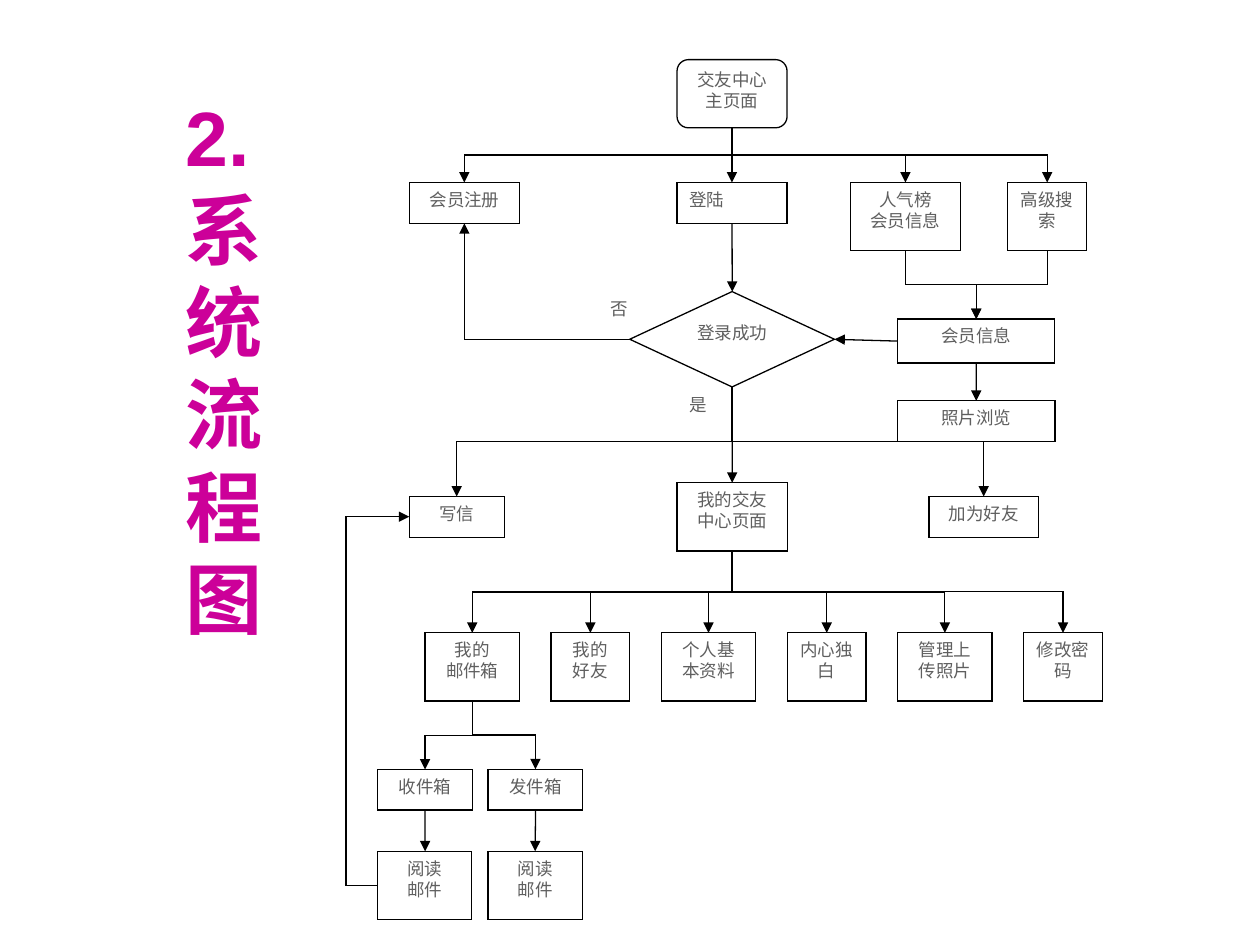
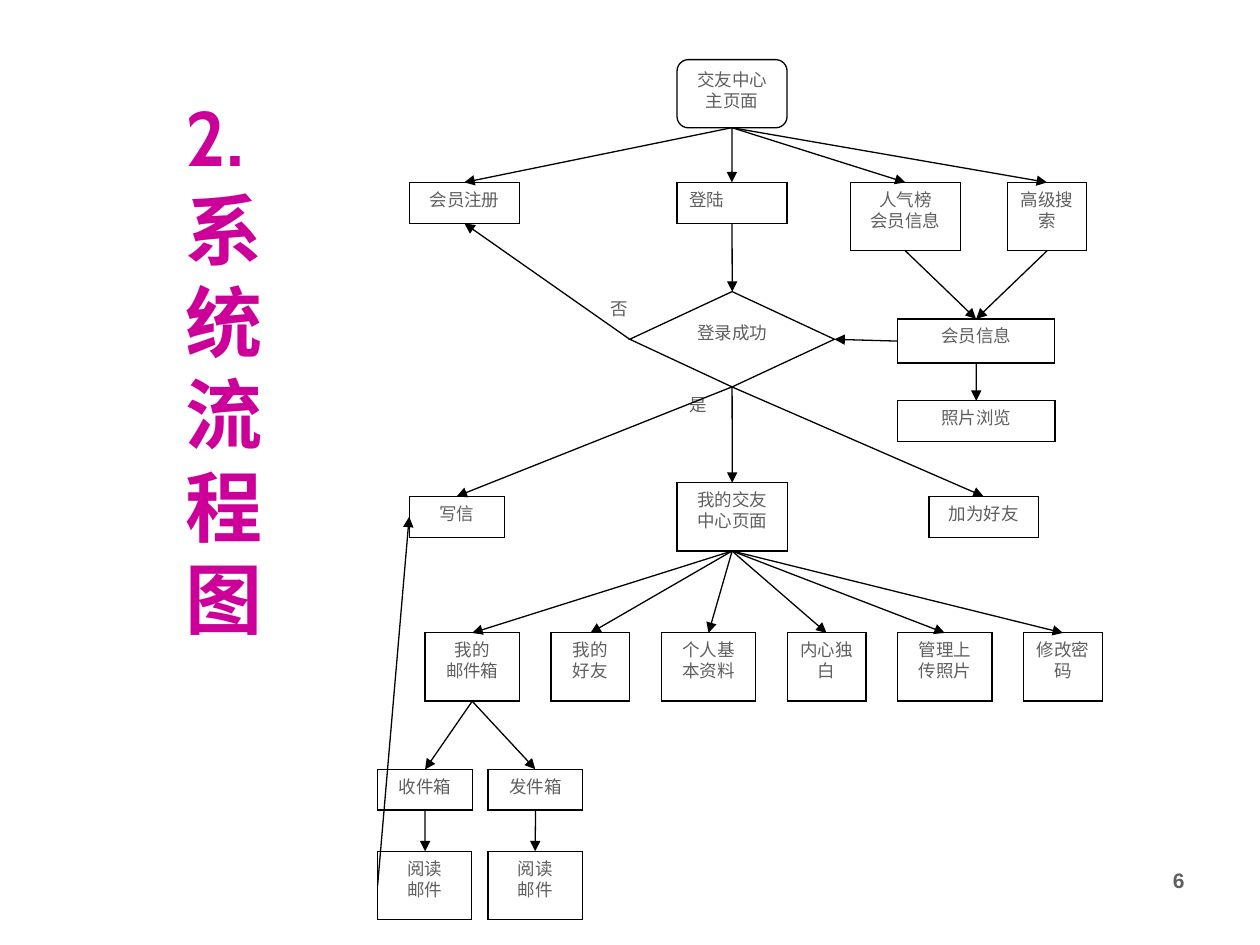
Before and after one commit to king1314okok/littlejsDesign, a slide deck: slide 6 of littleJS/论文/毕设答辩PPT参考.ppt. Drawn at 1260x945 pixels with LibreOffice and Linux fonts; fonts in the diff are those of the drawing; background and template pictures are left out. Boxes give left, top, right and bottom in pixels: in the first picture for what was removed or moved away, otherwise in the second. Text is boxed around its words. In the diff, an @@ line names an element or a change of style, - is before the commit and + after.

```diff
--- a/littleJS/论文/毕设答辩PPT参考.ppt
+++ b/littleJS/论文/毕设答辩PPT参考.ppt
@@ title "2.系统流程图" at [186,111,263,635]: font Arial to Cabin @@
@@ elbow arrow (732, 127) - (464, 183): elbow arrow to arrow; route changed @@
@@ elbow arrow (732, 127) - (732, 183): elbow arrow to arrow; route changed @@
@@ elbow arrow (732, 127) - (906, 183): elbow arrow to arrow; route changed @@
@@ elbow arrow (732, 127) - (1047, 183): elbow arrow to arrow; route changed @@
@@ elbow arrow (630, 339) - (465, 223): elbow arrow to arrow; route changed @@
@@ elbow arrow (905, 251) - (976, 319): elbow arrow to arrow; route changed @@
@@ elbow arrow (1047, 251) - (976, 319): elbow arrow to arrow; route changed @@
@@ elbow arrow (732, 387) - (456, 496): elbow arrow to arrow; route changed @@
@@ elbow arrow (732, 387) - (984, 496): elbow arrow to arrow; route changed @@
@@ elbow arrow (378, 886) - (410, 517): elbow arrow to arrow; route changed @@
@@ elbow arrow (732, 551) - (472, 633): elbow arrow to arrow; route changed @@
@@ elbow arrow (732, 551) - (591, 633): elbow arrow to arrow; route changed @@
@@ elbow arrow (732, 551) - (708, 633): elbow arrow to arrow; route changed @@
@@ elbow arrow (732, 551) - (827, 633): elbow arrow to arrow; route changed @@
@@ elbow arrow (732, 551) - (945, 633): elbow arrow to arrow; route changed @@
@@ elbow arrow (732, 551) - (1063, 633): elbow arrow to arrow; route changed @@
@@ elbow arrow (472, 701) - (425, 770): elbow arrow to arrow; route changed @@
@@ elbow arrow (472, 701) - (536, 769): elbow arrow to arrow; route changed @@
@@ page number at [1173,873,1185,888]: font Times New Roman to Arial, text colour #FFFFFF to #5F5F5F; indent changed @@
```
Also in this commit, not shown: 45 other slides changed.
